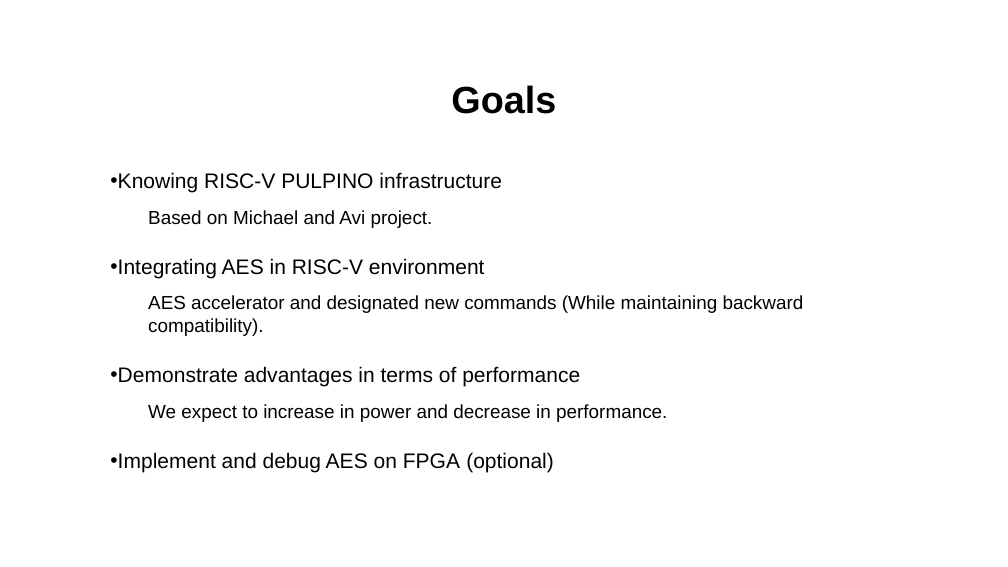
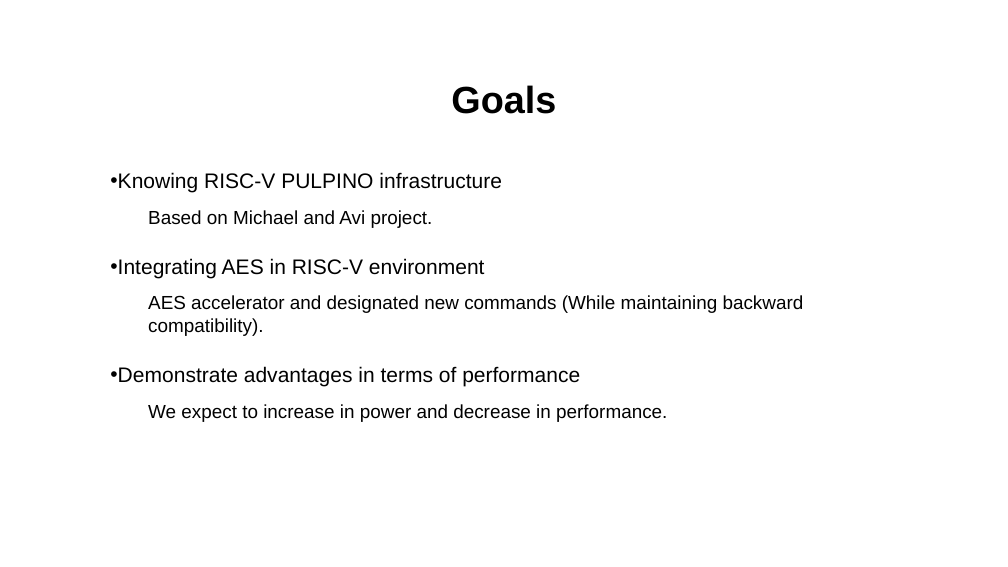
Before and after one commit to DavidDanD/PULPenix_AES, a slide deck: slide 4 of Final_Presentation.pptx. Drawn at 1008x567 pixels with LibreOffice and Linux fonts; fonts in the diff are those of the drawing. Boxes give left, top, right and bottom in pixels: in the first picture for what was removed or moved away, otherwise in the second. Text is boxed around its words. In the diff, an @@ line names an element or a change of style, - is before the commit and + after.

Commit message:
Update presentation and report

```diff
--- a/Final_Presentation.pptx
+++ b/Final_Presentation.pptx
@@ text at (x1=110, y1=452, x2=554, y2=473): paragraph removed @@
-• Implement and debug AES on FPGA (optional)
```
Also in this commit, not shown: 2 other files.
